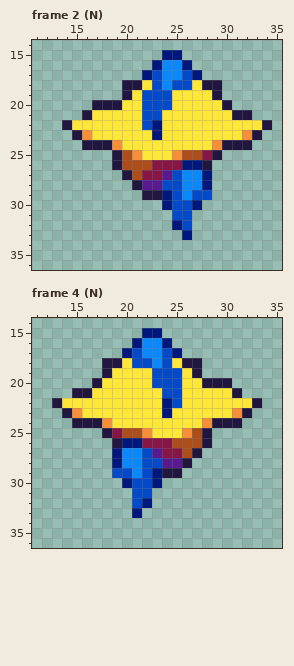
Pixel-art file, stored at art/fish_fast.aseprite. The picture above was drawn from the file before the commit.
48x48 pixels, 7 frames. Shown: frame 2 (N): x 11..35, y 14..36; frame 4 (N): x 11..35, y 14..36. The commit also changed other frames, which this record leaves out.
New version:
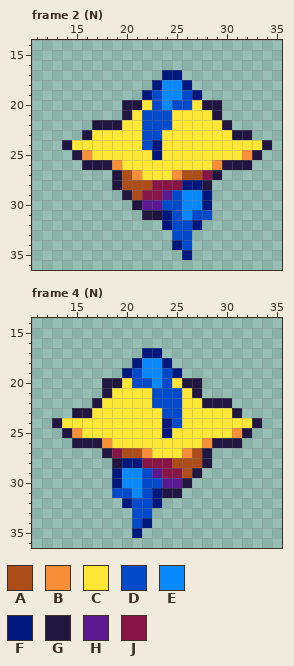
Palette (. is transparent): A #ad4e1a  B #f68f37  C #ffe737  D #024aca  E #0a89ff  F #00177d  G #211640  H #5a1991  J #871646
Change:
--- frame 2 (N), layer "sprite"
@@ x 11..35 @@
 14 .........................
-15 .............FF..........
-16 ............FEEF.........
-17 ...........FDEEDF........
-18 .........GGCDEDDCGG......
-19 .........GCDDDCCCCG......
-20 ......GGGCCDDDCCCCCG.....
-21 .....GCCCCCDDCCCCCCCGG...
-22 ...GCCCCCCCDFCCCCCCCCCCG.
-23 ....GBCCCCCCFCCCCCCCCBG..
-24 .....GGGBCCCCCCCCCBGGG...
-25 ........GABCCCBAAJG......
-26 ........GAAAJJJFFG.......
-27 .........GAJJHDEEF.......
-28 ..........GHHDDEEF.......
-29 ...........GGFDEDD.......
-30 .............FDDF........
-31 ..............DD.........
-32 ..............FD.........
-33 ...............F.........
-34 .........................
-35 .........................
+15 .........................
+16 .........................
+17 .............FF..........
+18 ............FEEF.........
+19 ...........FDEEDF........
+20 .........GGCDEDDCGG......
+21 .........GCDDDCCCCG......
+22 ......GGGCCDDDCCCCCG.....
+23 .....GCCCCCDDCCCCCCCGG...
+24 ...GCCCCCCCDFCCCCCCCCCCG.
+25 ....GBCCCCCCFCCCCCCCCBG..
+26 .....GGGBCCCCCCCCCBGGG...
+27 ........GABCCCBAAJG......
+28 ........GAAAJJJFFG.......
+29 .........GAJJHDEEF.......
+30 ..........GHHDDEEF.......
+31 ...........GGFDEDD.......
+32 .............FDDF........
+33 ..............DD.........
+34 ..............FD.........
+35 ...............F.........
 36 .........................
--- frame 4 (N), layer "sprite"
@@ x 11..35 @@
 14 .........................
-15 ...........FF............
-16 ..........FEEF...........
-17 .........FDEEDF..........
-18 .......GGCDDEDCGG........
-19 .......GCCCCDDDCG........
-20 ......GCCCCCDDDCCGGG.....
-21 ....GGCCCCCCCDDCCCCCG....
-22 ..GCCCCCCCCCCFDCCCCCCCG..
-23 ...GBCCCCCCCCFCCCCCCBG...
-24 ....GGGBCCCCCCCCCBGGG....
-25 .......GJAABCCCBAG.......
-26 ........GFFJJJAAAG.......
-27 ........FEEDHJJAG........
-28 ........FEEDDHHG.........
-29 ........DDEDFGG..........
-30 .........FDDF............
-31 ..........DD.............
-32 ..........DF.............
-33 ..........F..............
-34 .........................
-35 .........................
+15 .........................
+16 .........................
+17 ...........FF............
+18 ..........FEEF...........
+19 .........FDEEDF..........
+20 .......GGCDDEDCGG........
+21 .......GCCCCDDDCG........
+22 ......GCCCCCDDDCCGGG.....
+23 ....GGCCCCCCCDDCCCCCG....
+24 ..GCCCCCCCCCCFDCCCCCCCG..
+25 ...GBCCCCCCCCFCCCCCCBG...
+26 ....GGGBCCCCCCCCCBGGG....
+27 .......GJAABCCCBAG.......
+28 ........GFFJJJAAAG.......
+29 ........FEEDHJJAG........
+30 ........FEEDDHHG.........
+31 ........DDEDFGG..........
+32 .........FDDF............
+33 ..........DD.............
+34 ..........DF.............
+35 ..........F..............
 36 .........................
